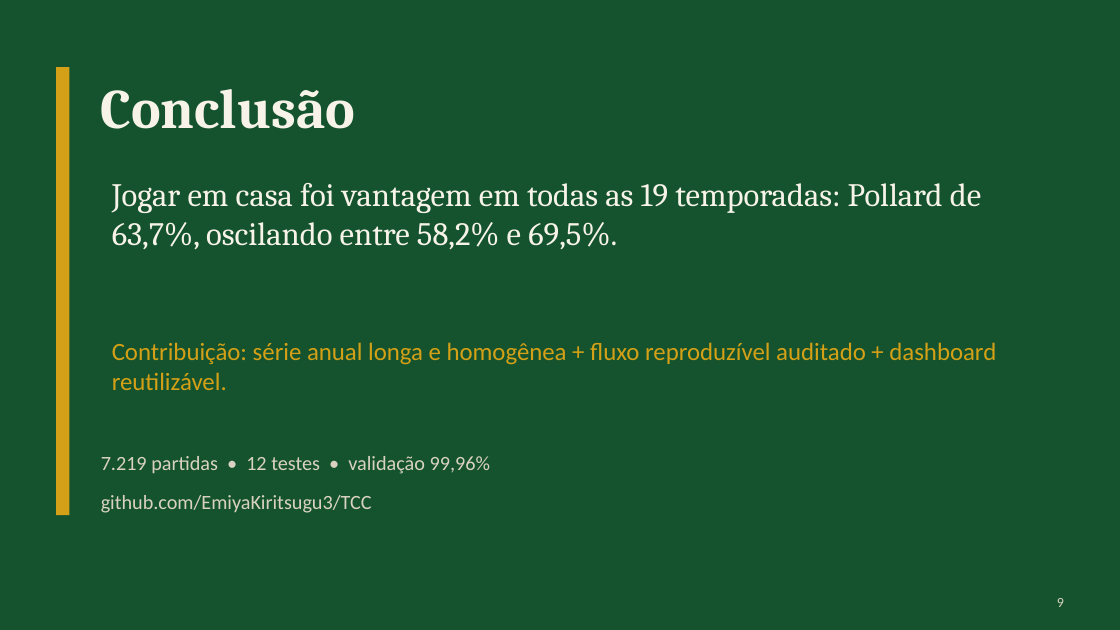
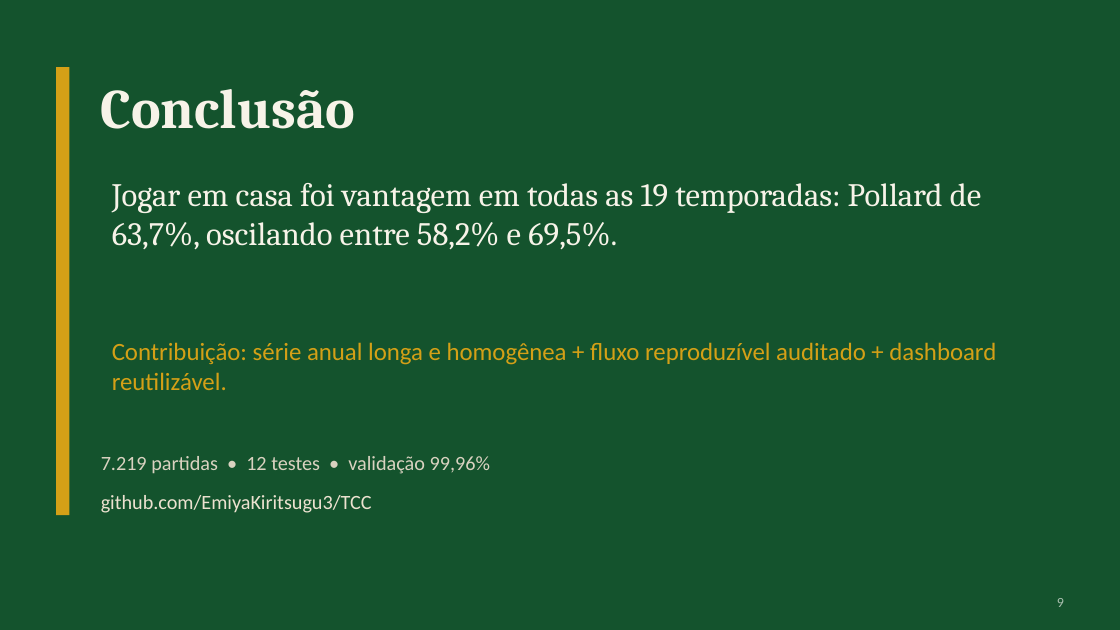
Before and after one commit to EmiyaKiritsugu3/TCC, a slide deck: slide 9 of apresentacao/apresentacao_tcc.pptx. Drawn at 1120x630 pixels with LibreOffice and Linux fonts; fonts in the diff are those of the drawing. Boxes give left, top, right and bottom in pixels: in the first picture for what was removed or moved away, otherwise in the second. Text is boxed around its words. In the diff, an @@ line names an element or a change of style, - is before the commit and + after.

```diff
--- a/apresentacao/apresentacao_tcc.pptx
+++ b/apresentacao/apresentacao_tcc.pptx
@@ text "github.com/EmiyaKiritsugu3/TCC" at [101, 495, 372, 513]: text colour #D9D2C0 to #ECE2D0 @@
@@ text "9" at [1057, 598, 1064, 607]: text colour #D9D2C0 to #A9BEAE @@
```
Also in this commit, not shown: 6 other slides changed, 11 other files.
